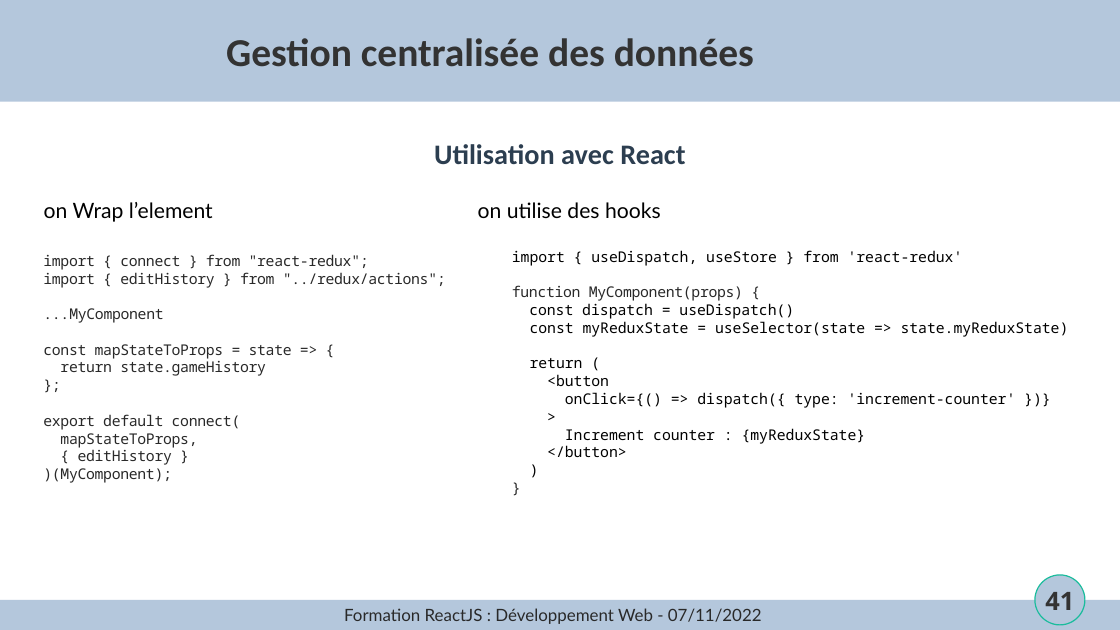
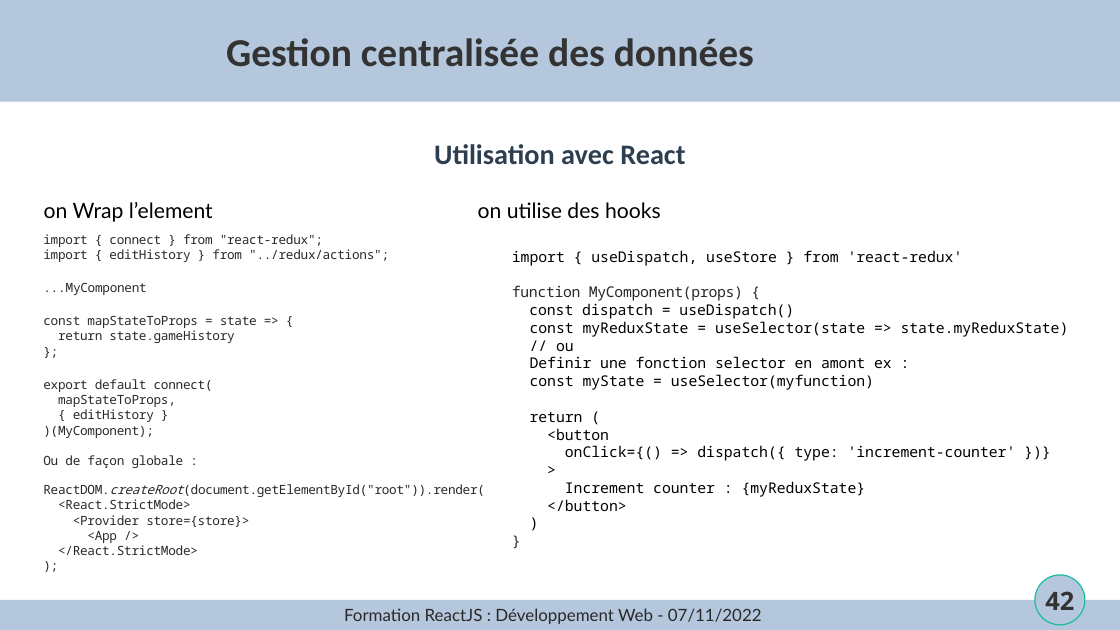
Before and after one commit to joselegitan/formation-react, a slide deck: slide 42 of cours.odp (slide 41 before the commit). Drawn at 1120x630 pixels with LibreOffice and Linux fonts; fonts in the diff are those of the drawing; background and template pictures are left out. Boxes give left, top, right and bottom in pixels: in the first picture for what was removed or moved away, otherwise in the second. Text is boxed around its words. In the diff, an @@ line names an element or a change of style, - is before the commit and + after.

```diff
--- a/cours.odp
+++ b/cours.odp
@@ text "import { connect } from ...": place and size @@
-text "import { connect } from ..." at [43,254,446,483]
+text "import { connect } from ..." at [43,234,485,555]
@@ text at [43,234,389,438]: size 10.5 to 9 pt in "import { connect } from "react-redux";", "import { editHistory } from "../redux/actions";", "...MyComponent", "const mapStateToProps = state => {" and 6 more places @@
@@ text at [530,343,892,390]: paragraphs added @@
+// ou
+Definir une fonction selector en amont ex :
+const myState = useSelector(myfunction)
@@ text at [43,455,485,555]: paragraphs added @@
+Ou de façon globale :
+ReactDOM.createRoot(document.getElementById("root")).render(
+<React.StrictMode>
+<Provider store={store}>
+<App />
+</React.StrictMode>
+);
@@ page number at [1045,591,1074,610]: text changed @@
-41
+42
```
Also in this commit, not shown: 3 other slides changed, 3 slides added, 2 slides removed, 4 other files.
